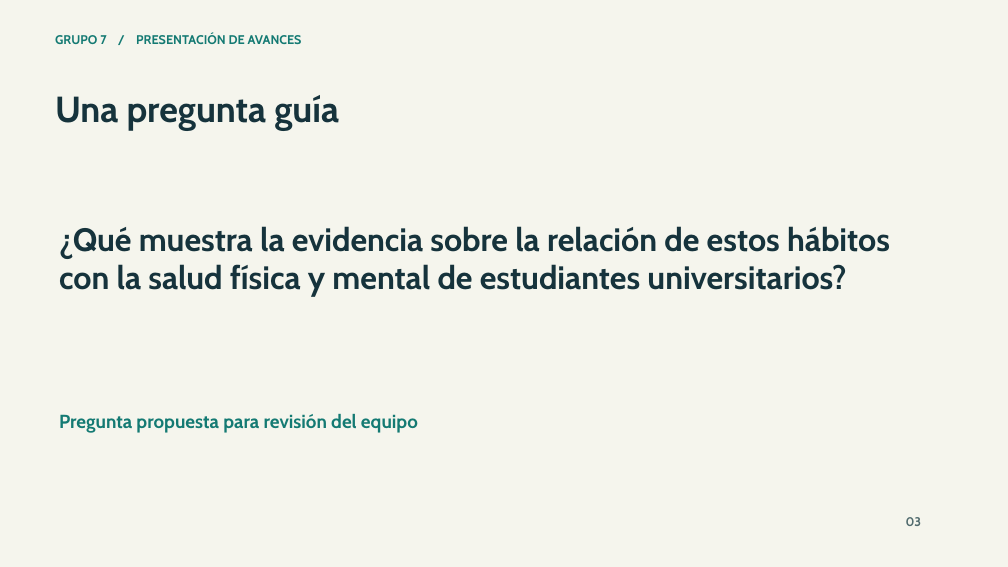
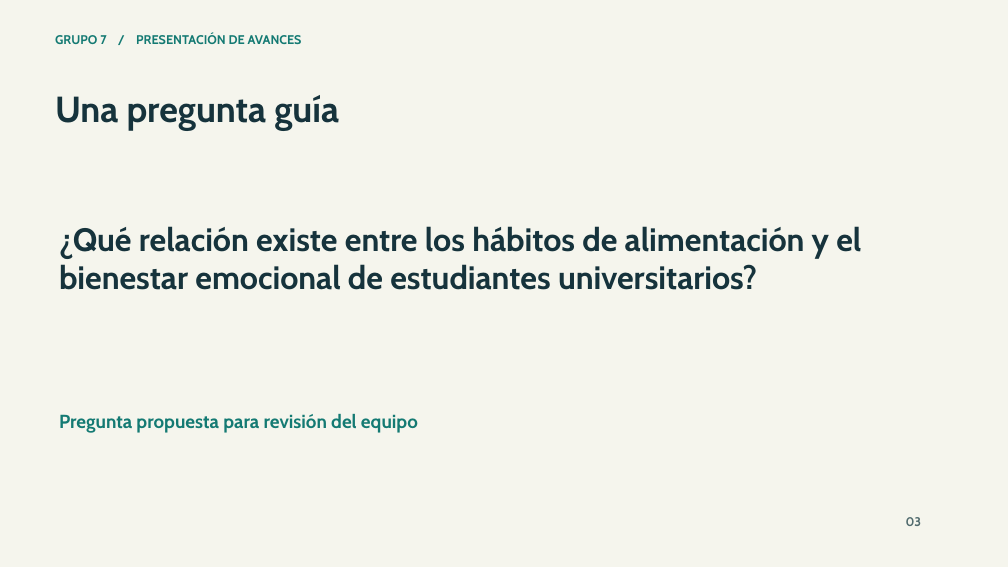
Before and after one commit to jochevipe/liderazgo_7, a slide deck: slide 3 of 06-presentaciones/presentacion/presentacion-avances-grupo-7.pptx. Drawn at 1008x567 pixels with LibreOffice and Linux fonts; fonts in the diff are those of the drawing. Boxes give left, top, right and bottom in pixels: in the first picture for what was removed or moved away, otherwise in the second. Text is boxed around its words. In the diff, an @@ line names an element or a change of style, - is before the commit and + after.

Commit message:
docs: unificar enfoque en alimentación y bienestar emocional y respaldar versiones previas

```diff
--- a/06-presentaciones/presentacion/presentacion-avances-grupo-7.pptx
+++ b/06-presentaciones/presentacion/presentacion-avances-grupo-7.pptx
@@ text at (x1=59, y1=226, x2=861, y2=290): text changed @@
-¿Qué muestra la evidencia sobre la relación de estos hábitos con la salud física y mental de estudiantes universitarios?
+¿Qué relación existe entre los hábitos de alimentación y el bienestar emocional de estudiantes universitarios?
```
Also in this commit, not shown: 4 other slides changed, 45 other files.
